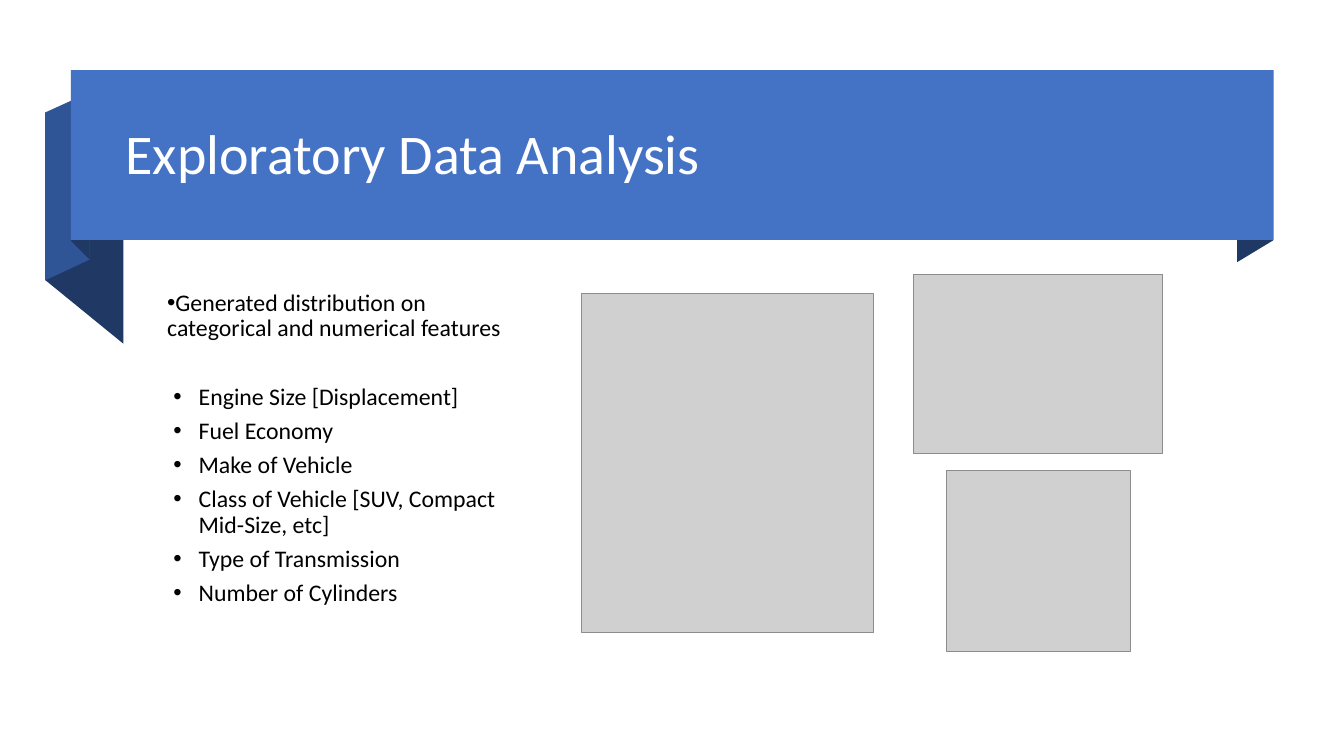
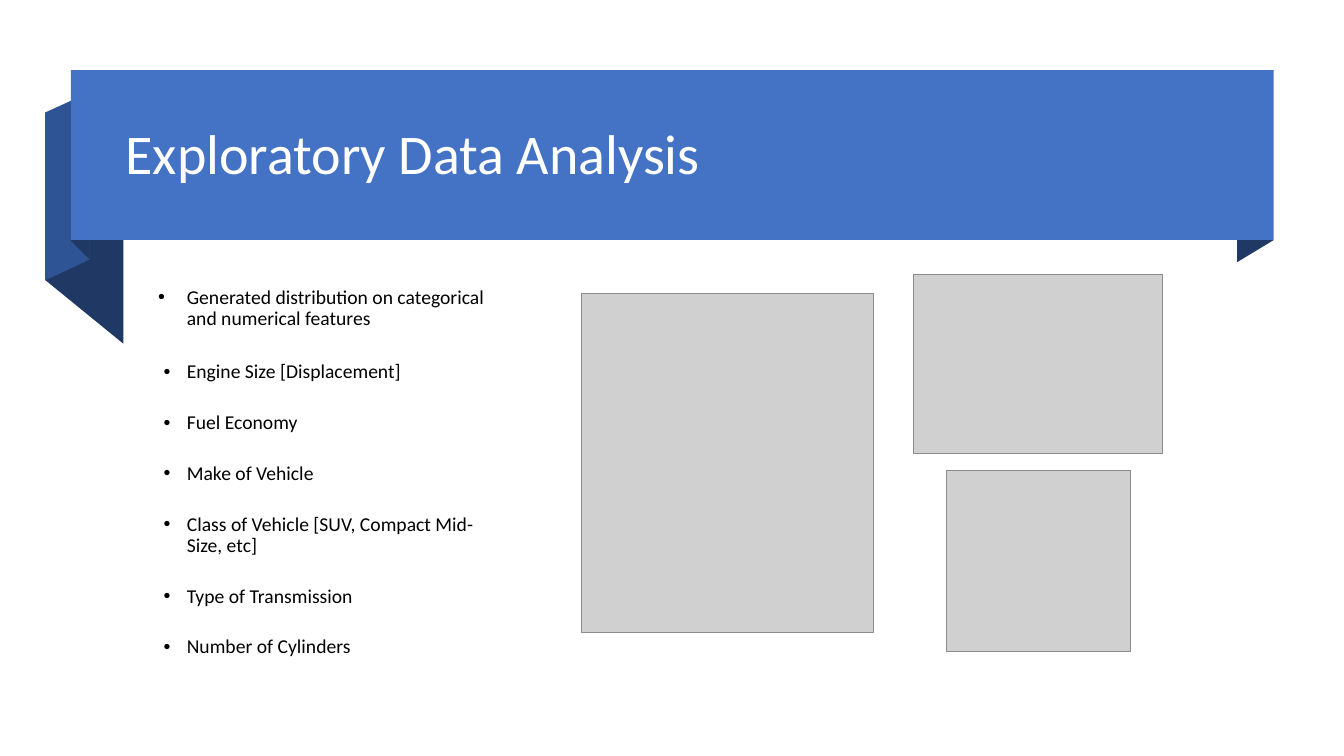
Before and after one commit to djlofland/DS621_F2020_Group3, a slide deck: slide 5 of Final Project/Group_3_FinalProject.pptx. Drawn at 1344x756 pixels with LibreOffice and Linux fonts; fonts in the diff are those of the drawing; grey boxes stand for pictures. Boxes give left, top, right and bottom in pixels: in the first picture for what was removed or moved away, otherwise in the second. Text is boxed around its words. In the diff, an @@ line names an element or a change of style, - is before the commit and + after.

```diff
--- a/Final Project/Group_3_FinalProject.pptx
+++ b/Final Project/Group_3_FinalProject.pptx
@@ text "Generated distribution on categorical and ...": place and size @@
-text "Generated distribution on categorical and ..." at box(167, 294, 500, 605)
+text "Generated distribution on categorical and ..." at box(187, 290, 483, 656)
@@ text "Generated distribution on categorical and ..." at box(187, 290, 483, 656): size 17 to 14 pt; indent changed; less space between paragraphs @@
```
Also in this commit, not shown: 5 other slides changed, 1 slide added, 3 slides removed, 3 other files.
